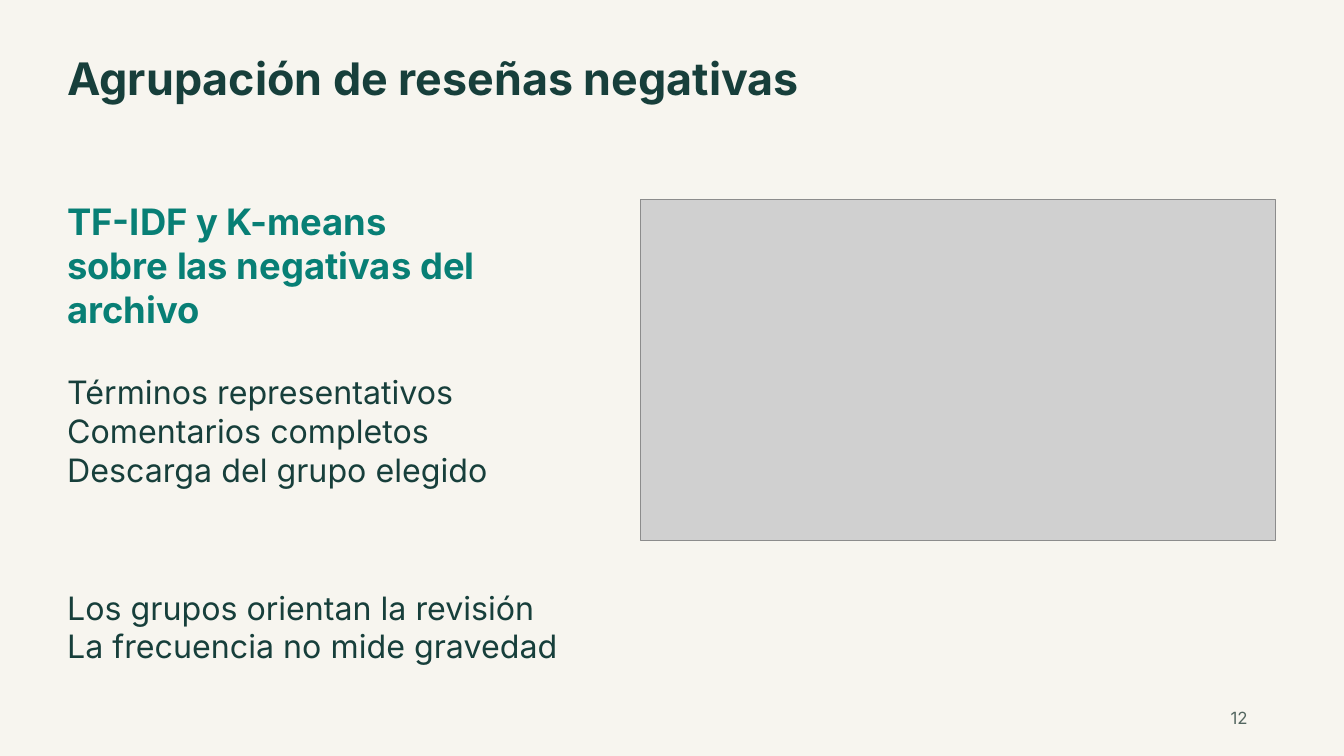
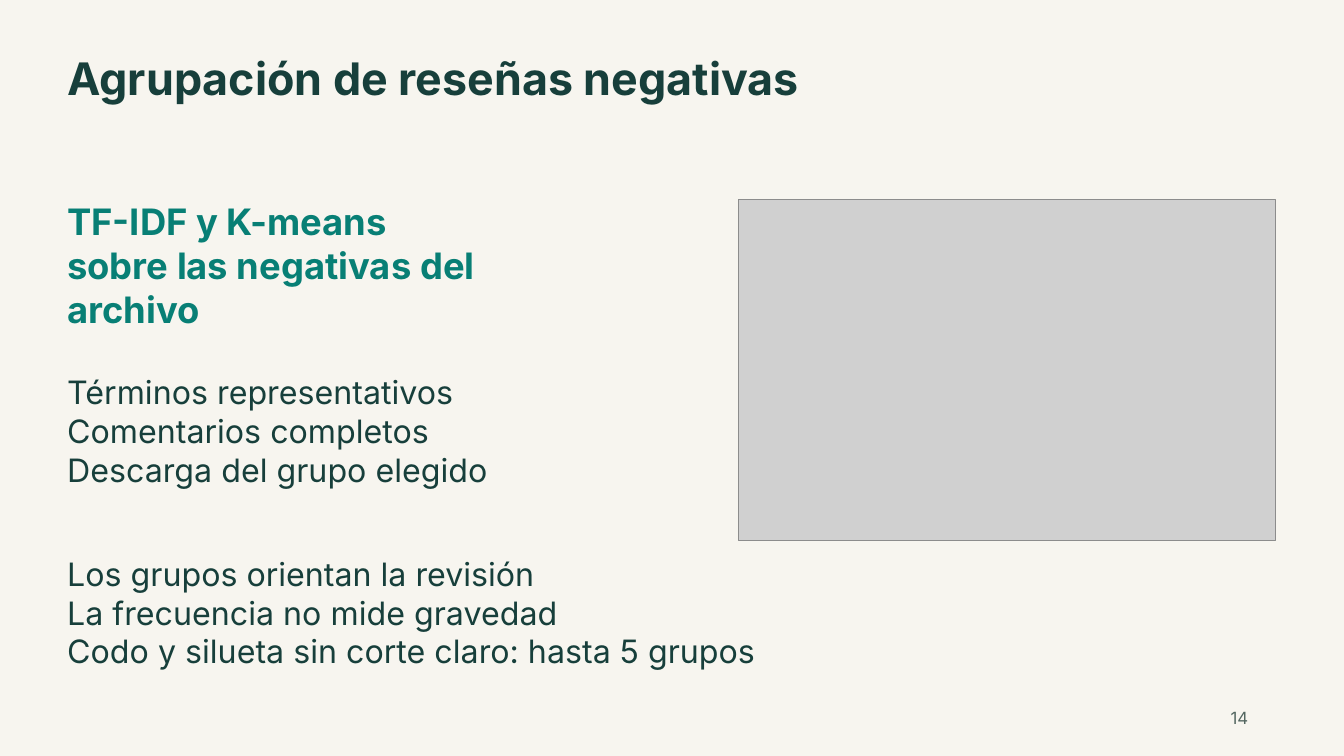
Before and after one commit to bvelastegui/hotel-reviews-ml, a slide deck: slide 14 of entregables/presentacion.pptx (slide 12 before the commit). Drawn at 1344x756 pixels with LibreOffice and Linux fonts; fonts in the diff are those of the drawing; grey boxes stand for pictures. Boxes give left, top, right and bottom in pixels: in the first picture for what was removed or moved away, otherwise in the second. Text is boxed around its words. In the diff, an @@ line names an element or a change of style, - is before the commit and + after.

```diff
--- a/entregables/presentacion.pptx
+++ b/entregables/presentacion.pptx
@@ picture: place and size @@
-picture at <box>640,200,1275,541</box>
+picture at <box>739,200,1276,541</box>
@@ text "Los grupos orientan la revisión": place and size @@
-text "Los grupos orientan la revisión" at <box>67,595,557,665</box>
+text "Los grupos orientan la revisión" at <box>67,561,755,670</box>
@@ text at <box>67,639,755,670</box>: paragraph added @@
+Codo y silueta sin corte claro: hasta 5 grupos
@@ text at <box>1231,712,1249,724</box>: text changed @@
-12
+14
```
Also in this commit, not shown: 10 other slides changed, 4 slides added, 1 slide removed, 3 other files.
